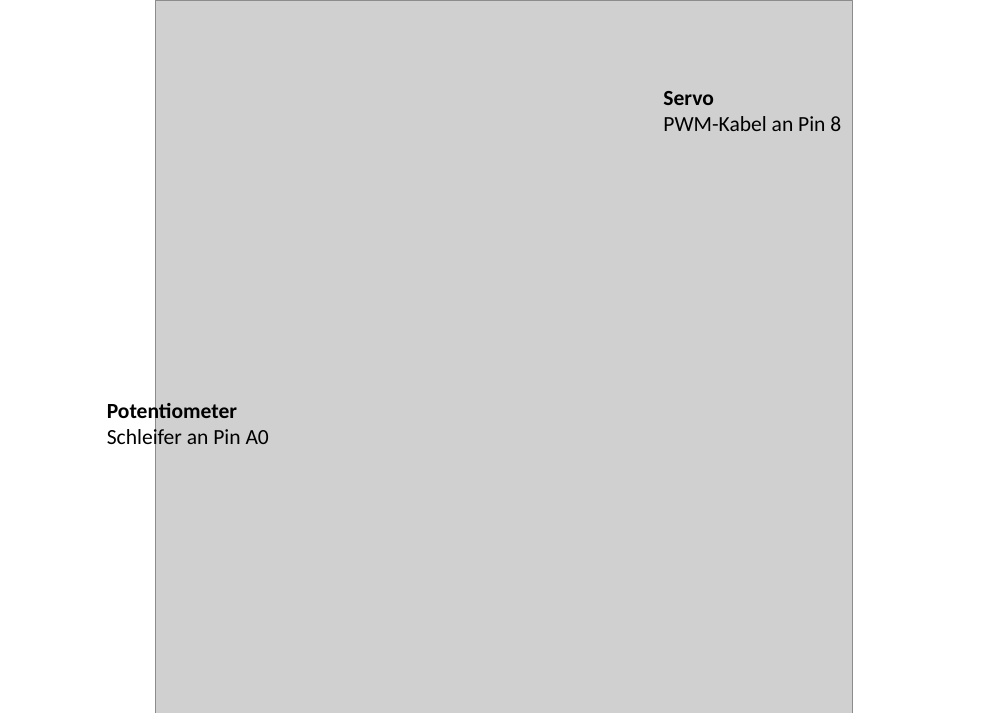
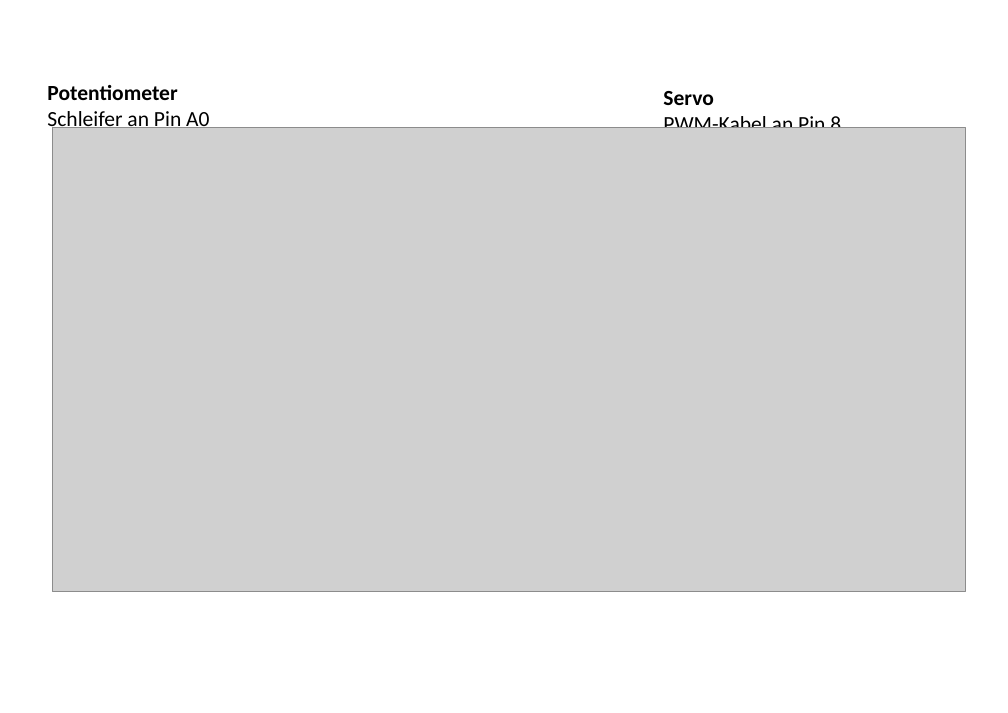
Before and after one commit to markhoff28/ztlArduinoCourse, a slide deck: slide 5 of Advanced/Workshop BL DC-Motor.odp (slide 4 before the commit). Drawn at 1008x713 pixels with LibreOffice and Linux fonts; fonts in the diff are those of the drawing; grey boxes stand for pictures. Boxes give left, top, right and bottom in pixels: in the first picture for what was removed or moved away, otherwise in the second. Text is boxed around its words. In the diff, an @@ line names an element or a change of style, - is before the commit and + after.

```diff
--- a/Advanced/Workshop BL DC-Motor.odp
+++ b/Advanced/Workshop BL DC-Motor.odp
@@ text "Potentiometer": place and size @@
-text "Potentiometer" at <box>107,400,269,450</box>
+text "Potentiometer" at <box>47,85,209,132</box>
@@ picture: place and size @@
-picture at <box>155,0,852,713</box>
+picture at <box>53,127,966,592</box>
```
Also in this commit, not shown: 3 other slides changed, 1 slide added, 1 slide removed, 1 other file.
